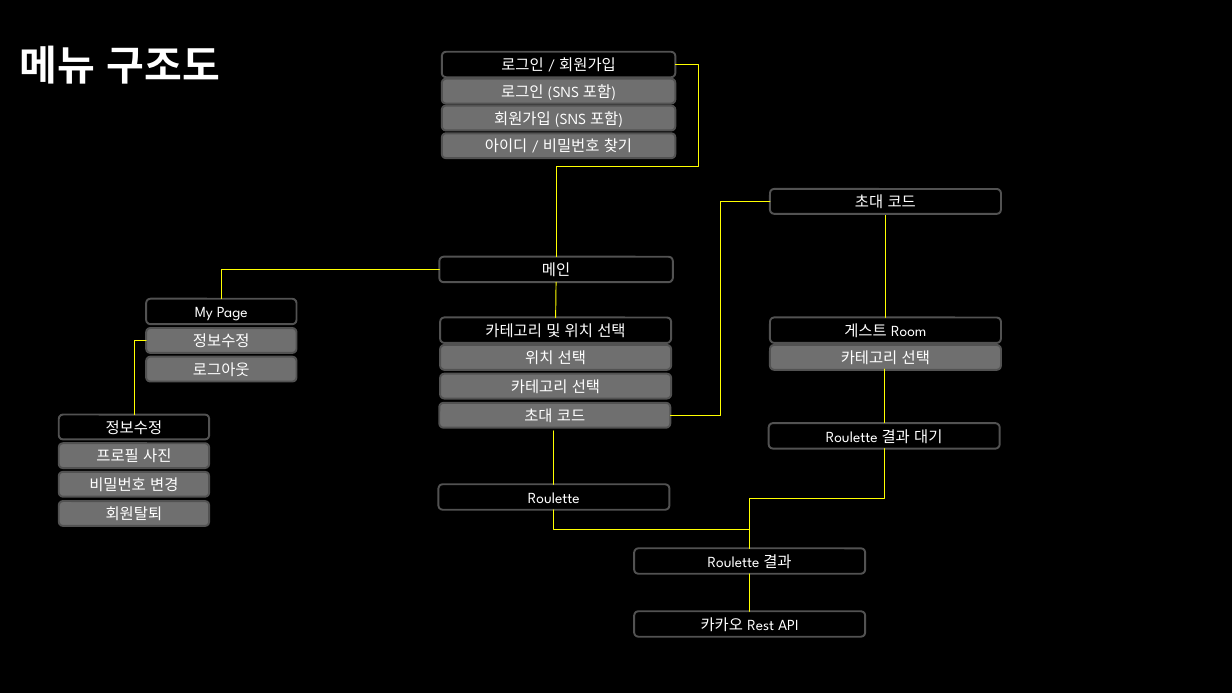
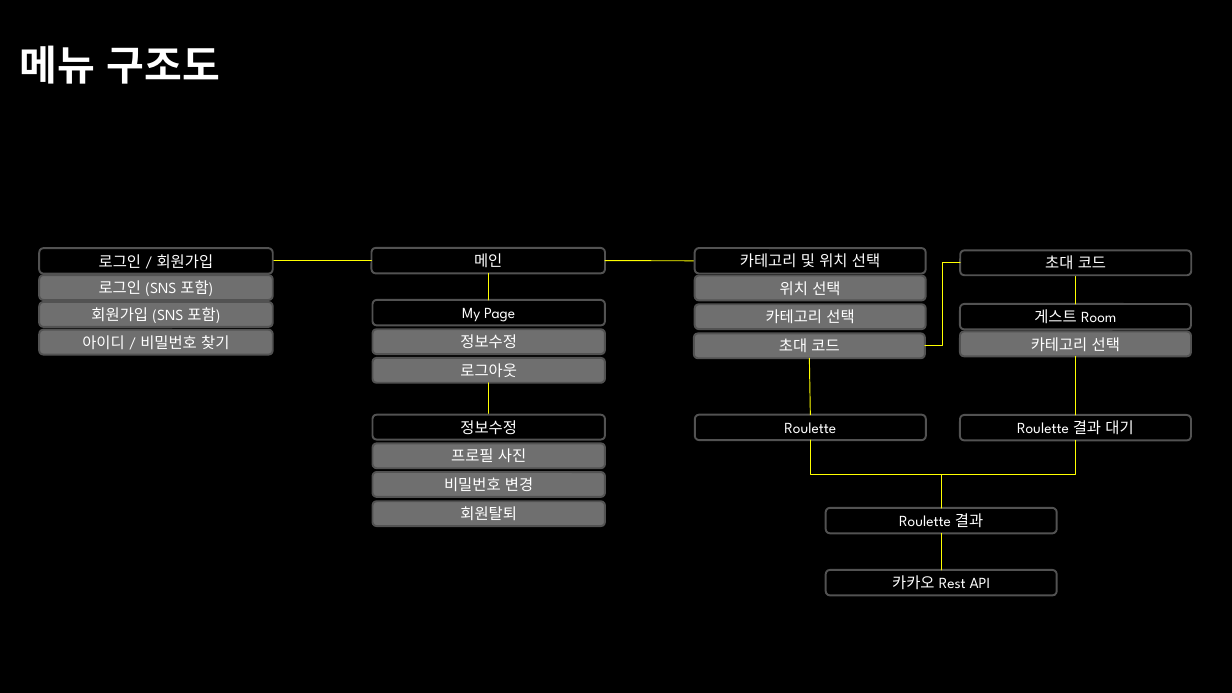
Before and after one commit to KORIT-Phkk/KORIT-portfolio-lunch-select, a slide deck: slide 5 of JmcProject.pptx. Drawn at 1232x693 pixels with LibreOffice and Linux fonts; fonts in the diff are those of the drawing; background and template pictures are left out. Boxes give left, top, right and bottom in pixels: in the first picture for what was removed or moved away, otherwise in the second. Text is boxed around its words. In the diff, an @@ line names an element or a change of style, - is before the commit and + after.

```diff
--- a/JmcProject.pptx
+++ b/JmcProject.pptx
@@ elbow line removed from (770, 201) to (670, 415) @@
@@ elbow line moved from (676, 65) - (556, 257) to (273, 261) - (372, 261) @@
@@ rounded rectangle "메인": place and size @@
-rounded rectangle "메인" at [439,257,673,283]
+rounded rectangle "메인" at [372,248,605,274]
@@ line moved from (556, 282) - (555, 318) to (605, 261) - (695, 261) @@
@@ elbow line added from (925, 346) to (960, 262), #FFFF00 0.75 pt @@
@@ rounded rectangle "초대 코드": place and size @@
-rounded rectangle "초대 코드" at [770,189,1001,214]
+rounded rectangle "초대 코드" at [960,250,1191,275]
@@ elbow line moved from (439, 270) - (222, 299) to (488, 274) - (489, 300) @@
@@ elbow line moved from (885, 213) - (885, 318) to (1076, 275) - (1076, 304) @@
@@ rounded rectangle "정보수정": place and size @@
-rounded rectangle "정보수정" at [146,328,297,353]
+rounded rectangle "정보수정" at [372,329,605,354]
@@ rounded rectangle "My Page": place and size @@
-rounded rectangle "My Page" at [146,299,297,324]
+rounded rectangle "My Page" at [372,300,605,326]
@@ rounded rectangle "게스트 Room": place and size @@
-rounded rectangle "게스트 Room" at [770,318,1001,344]
+rounded rectangle "게스트 Room" at [960,304,1191,330]
@@ 4 rounded rectangles: place and size @@
-4 rounded rectangles at [442,52,676,158]
+4 rounded rectangles at [39,249,273,355]
@@ rounded rectangle "로그아웃": place and size @@
-rounded rectangle "로그아웃" at [146,357,297,382]
+rounded rectangle "로그아웃" at [372,358,605,383]
@@ 5 rounded rectangles, 1 line: place and size @@
-5 rounded rectangles, 1 line at [439,318,671,510]
+5 rounded rectangles, 1 line at [694,248,926,441]
@@ rounded rectangle "카테고리 선택": place and size @@
-rounded rectangle "카테고리 선택" at [770,345,1001,370]
+rounded rectangle "카테고리 선택" at [960,332,1191,357]
@@ line moved from (884, 369) - (884, 422) to (1076, 357) - (1076, 415) @@
@@ elbow line moved from (146, 340) - (134, 415) to (489, 383) - (489, 415) @@
@@ rounded rectangle "정보수정": place and size @@
-rounded rectangle "정보수정" at [59,415,210,440]
+rounded rectangle "정보수정" at [372,415,605,440]
@@ rounded rectangle "Roulette 결과 대기": place and size @@
-rounded rectangle "Roulette 결과 대기" at [769,423,1000,449]
+rounded rectangle "Roulette 결과 대기" at [960,415,1191,441]
@@ rounded rectangle "프로필 사진": place and size @@
-rounded rectangle "프로필 사진" at [59,444,210,469]
+rounded rectangle "프로필 사진" at [372,444,605,469]
@@ elbow line moved from (555, 510) - (750, 548) to (811, 440) - (942, 508) @@
@@ elbow line moved from (884, 449) - (750, 548) to (1076, 441) - (942, 508) @@
@@ rounded rectangle "비밀번호 변경": place and size @@
-rounded rectangle "비밀번호 변경" at [59,472,210,497]
+rounded rectangle "비밀번호 변경" at [372,472,605,497]
@@ rounded rectangle "회원탈퇴": place and size @@
-rounded rectangle "회원탈퇴" at [59,501,210,526]
+rounded rectangle "회원탈퇴" at [372,501,605,526]
@@ 2 rounded rectangles, 1 line: place and size @@
-2 rounded rectangles, 1 line at [634,548,865,638]
+2 rounded rectangles, 1 line at [826,508,1057,596]
```
